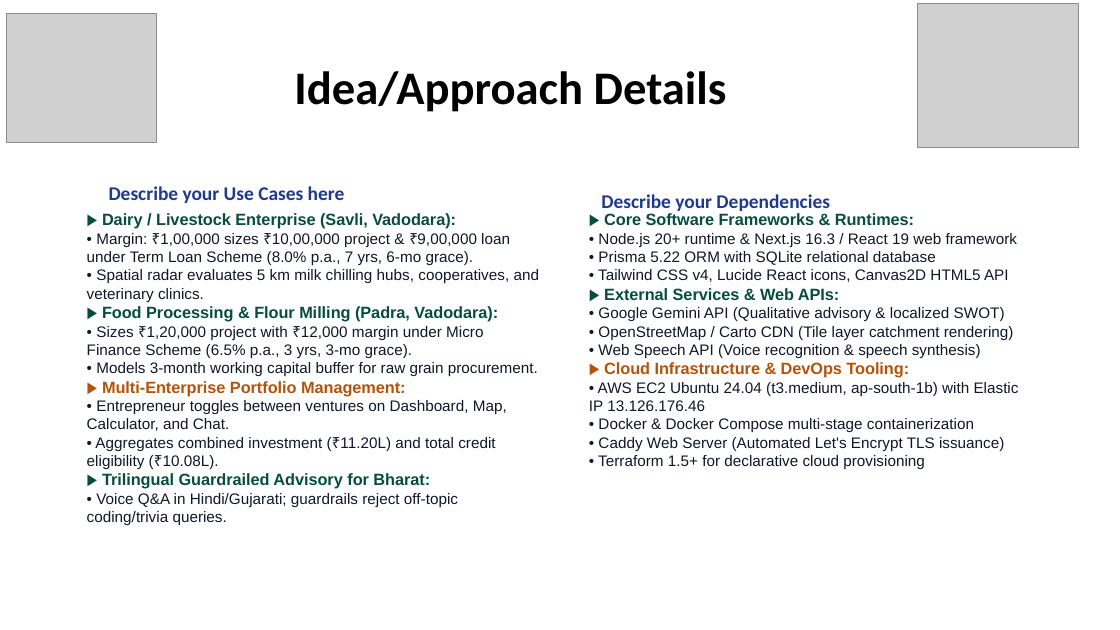
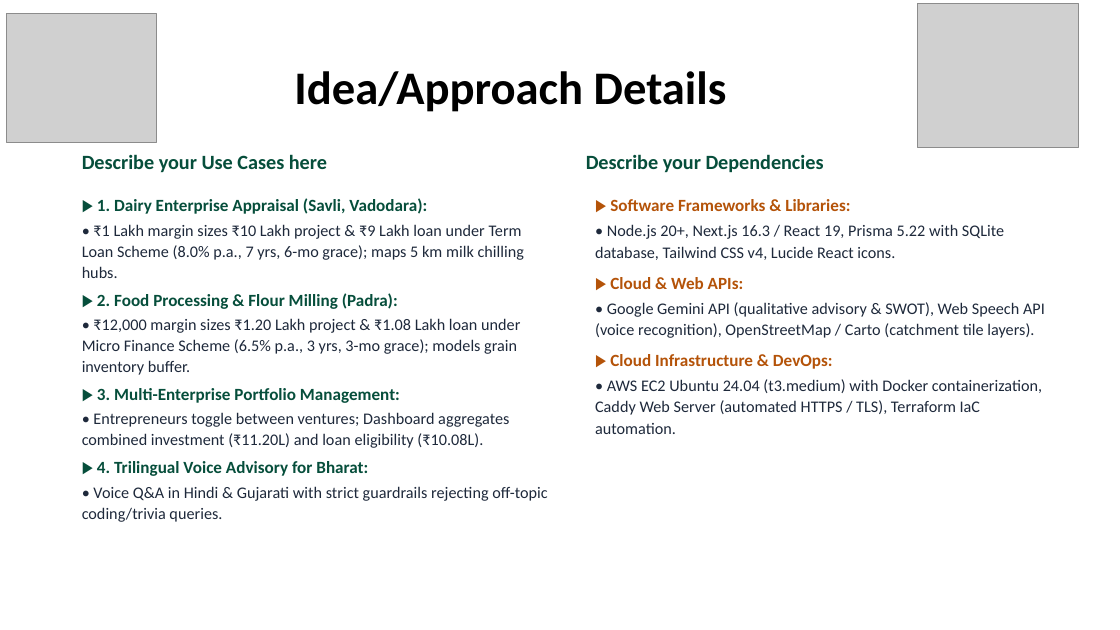
Before and after one commit to ChiragVasava/gramsaarthi-ai, a slide deck: slide 3 of MD_Files/GramSaarthi_AI_Hackathon_Presentation.pptx. Drawn at 1120x630 pixels with LibreOffice and Linux fonts; fonts in the diff are those of the drawing; grey boxes stand for pictures. Boxes give left, top, right and bottom in pixels: in the first picture for what was removed or moved away, otherwise in the second. Text is boxed around its words. In the diff, an @@ line names an element or a change of style, - is before the commit and + after.

```diff
--- a/MD_Files/GramSaarthi_AI_Hackathon_Presentation.pptx
+++ b/MD_Files/GramSaarthi_AI_Hackathon_Presentation.pptx
@@ text "Describe your Use Cases here": place and size @@
-text "Describe your Use Cases here" at (109,186,345,203)
+text "Describe your Use Cases here" at (82,154,327,173)
@@ text "Describe your Use Cases here" at (82,154,327,173): size 12.5 to 13 pt, text colour #1E3A8A to #064E3B; indent changed; line spacing 1 to 0.9 @@
@@ text "Describe your Dependencies" at (586,154,824,173): size 12.5 to 13 pt, text colour #1E3A8A to #064E3B; indent changed; line spacing 1 to 0.9 @@
@@ text "Describe your Dependencies": place and size @@
-text "Describe your Dependencies" at (601,194,830,214)
+text "Describe your Dependencies" at (586,154,824,173)
@@ text at (82,198,547,522): text changed; size 9.8 to 10.4 pt; font Arial to Calibri; text colour #0F172A to #1E293B @@
-▶ Dairy / Livestock Enterprise (Savli, Vadodara):
-• Margin: ₹1,00,000 sizes ₹10,00,000 project & ₹9,00,000 loan under Term Loan Scheme (8.0% p.a., 7 yrs, 6-mo grace).
-• Spatial radar evaluates 5 km milk chilling hubs, cooperatives, and veterinary clinics.
-▶ Food Processing & Flour Milling (Padra, Vadodara):
-• Sizes ₹1,20,000 project with ₹12,000 margin under Micro Finance Scheme (6.5% p.a., 3 yrs, 3-mo grace).
-• Models 3-month working capital buffer for raw grain procurement.
-▶ Multi-Enterprise Portfolio Management:
-• Entrepreneur toggles between ventures on Dashboard, Map, Calculator, and Chat.
-• Aggregates combined investment (₹11.20L) and total credit eligibility (₹10.08L).
-▶ Trilingual Guardrailed Advisory for Bharat:
-• Voice Q&A in Hindi/Gujarati; guardrails reject off-topic coding/trivia queries.
+▶ 1. Dairy Enterprise Appraisal (Savli, Vadodara):
+• ₹1 Lakh margin sizes ₹10 Lakh project & ₹9 Lakh loan under Term Loan Scheme (8.0% p.a., 7 yrs, 6-mo grace); maps 5 km milk chilling hubs.
+▶ 2. Food Processing & Flour Milling (Padra):
+• ₹12,000 margin sizes ₹1.20 Lakh project & ₹1.08 Lakh loan under Micro Finance Scheme (6.5% p.a., 3 yrs, 3-mo grace); models grain inventory buffer.
+▶ 3. Multi-Enterprise Portfolio Management:
+• Entrepreneurs toggle between ventures; Dashboard aggregates combined investment (₹11.20L) and loan eligibility (₹10.08L).
+▶ 4. Trilingual Voice Advisory for Bharat:
+• Voice Q&A in Hindi & Gujarati with strict guardrails rejecting off-topic coding/trivia queries.
@@ text at (595,199,1045,434): text changed; size 9.8 to 10.4 pt; font Arial to Calibri; text colour #0F172A to #1E293B @@
-▶ Core Software Frameworks & Runtimes:
-• Node.js 20+ runtime & Next.js 16.3 / React 19 web framework
-• Prisma 5.22 ORM with SQLite relational database
-• Tailwind CSS v4, Lucide React icons, Canvas2D HTML5 API
-▶ External Services & Web APIs:
-• Google Gemini API (Qualitative advisory & localized SWOT)
-• OpenStreetMap / Carto CDN (Tile layer catchment rendering)
-• Web Speech API (Voice recognition & speech synthesis)
-▶ Cloud Infrastructure & DevOps Tooling:
-• AWS EC2 Ubuntu 24.04 (t3.medium, ap-south-1b) with Elastic IP 13.126.176.46
-• Docker & Docker Compose multi-stage containerization
-• Caddy Web Server (Automated Let's Encrypt TLS issuance)
-• Terraform 1.5+ for declarative cloud provisioning
+▶ Software Frameworks & Libraries:
+• Node.js 20+, Next.js 16.3 / React 19, Prisma 5.22 with SQLite database, Tailwind CSS v4, Lucide React icons.
+▶ Cloud & Web APIs:
+• Google Gemini API (qualitative advisory & SWOT), Web Speech API (voice recognition), OpenStreetMap / Carto (catchment tile layers).
+▶ Cloud Infrastructure & DevOps:
+• AWS EC2 Ubuntu 24.04 (t3.medium) with Docker containerization, Caddy Web Server (automated HTTPS / TLS), Terraform IaC automation.
```
Also in this commit, not shown: 4 other slides changed, 4 other files.
